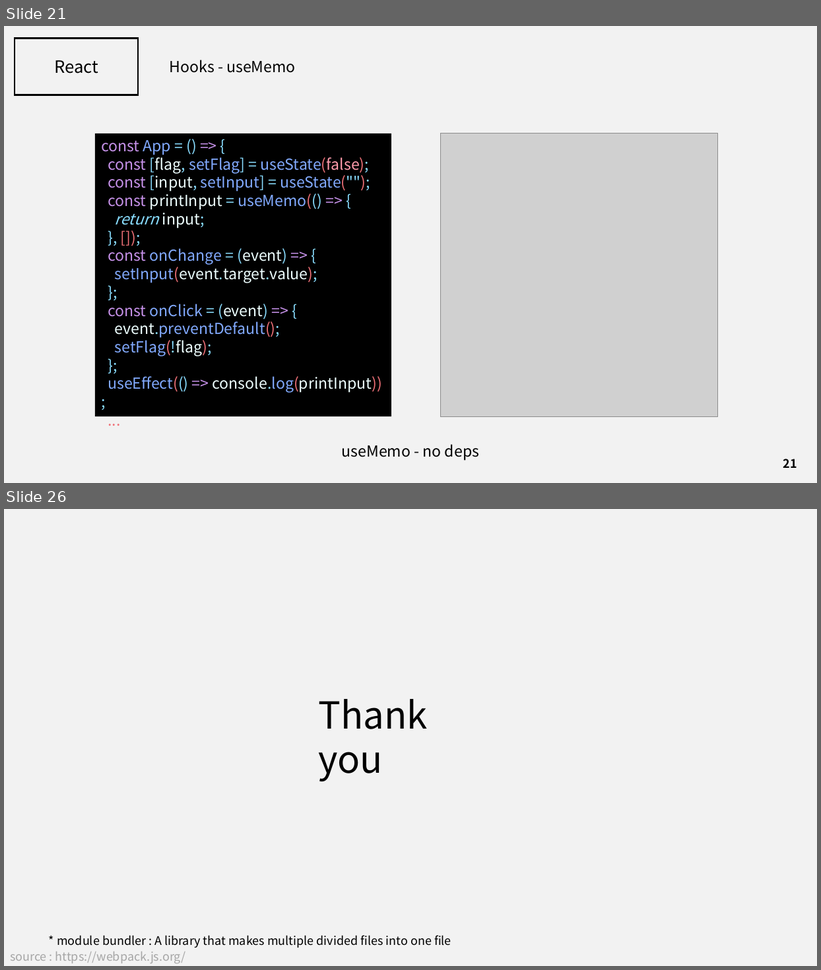
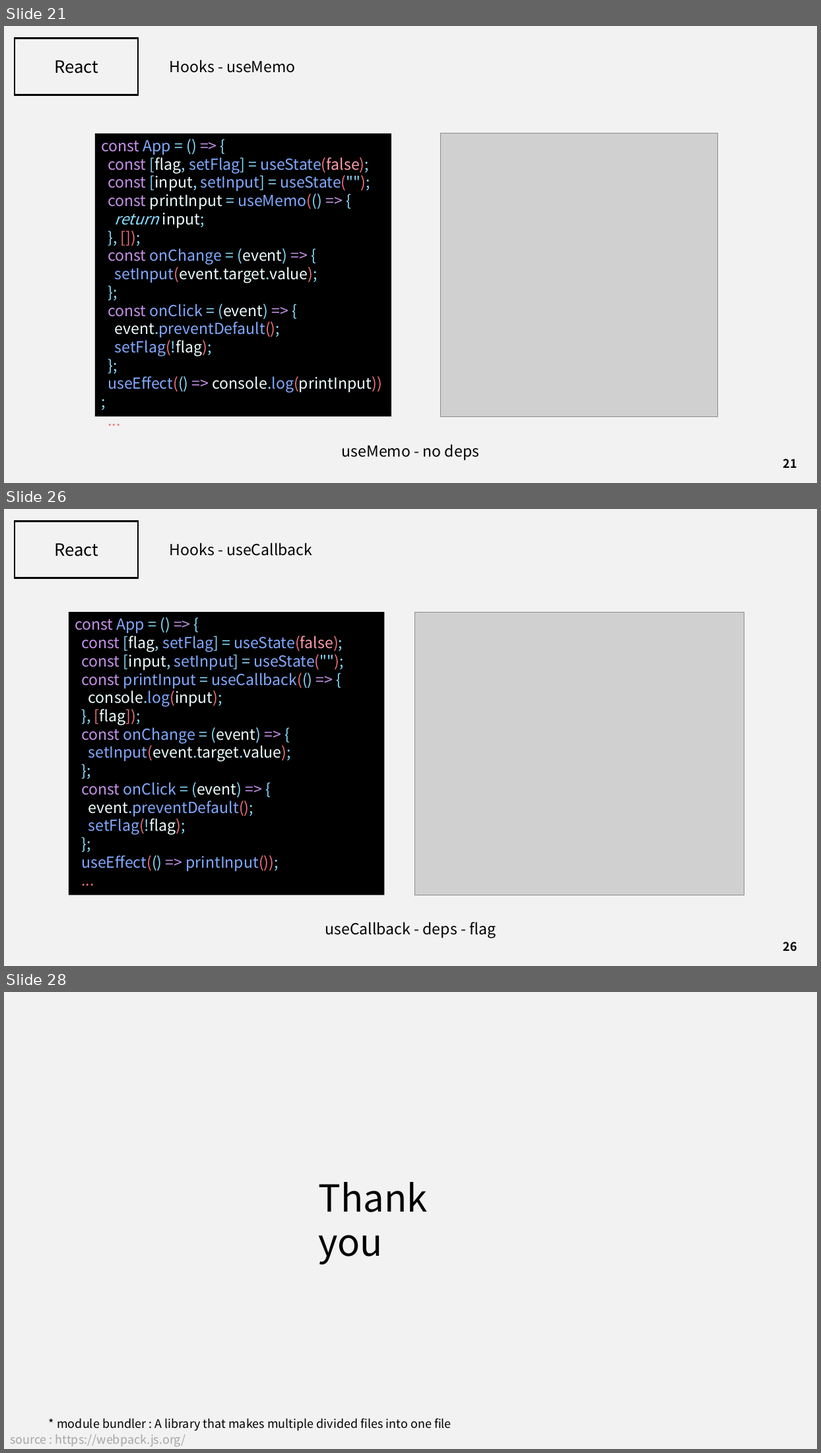
Before and after one commit to J3SUNG/Seminar, a slide deck: 210226_React_2.pptx. Shown one above the other, each under a label of ours: slides 21 and 26 before the commit, slides 21, 26 and 28 after it; the slides between them are not shown. The pictures are 821x970 and 821x1453 pixels, drawn with LibreOffice and Linux fonts; fonts in the diff are those of the drawing; grey boxes stand for pictures. Boxes give left, top, right and bottom in pixels: in the first picture for what was removed or moved away, otherwise in the second. Text is boxed around its words. In the diff, an @@ line names an element or a change of style, - is before the commit and + after.

```diff
--- a/210226_React_2.pptx
+++ b/210226_React_2.pptx
@@ slide 26 added at <box>4,509,817,966</box>, background #F2F2F2 @@
@@ rectangle added at <box>15,521,138,578</box>, outline #000000 2 pt @@
@@ text added at <box>54,543,98,557</box>, 20 pt, text #000000 @@
+React
@@ text added at <box>169,543,312,556</box>, 18 pt, text #000000 @@
+Hooks - useCallback
@@ rectangle added at <box>69,612,385,895</box>, fill #000000, 18 pt, text #82AAFF @@
+const App = () => {
+const [flag, setFlag] = useState(false);
+const [input, setInput] = useState("");
+const printInput = useCallback(() => {
+console.log(input);
+}, [flag]);
+const onChange = (event) => {
+setInput(event.target.value);
+};
+const onClick = (event) => {
+event.preventDefault();
+setFlag(!flag);
+};
+useEffect(() => printInput());
+...
@@ picture added at <box>415,612,745,895</box> @@
@@ text added at <box>325,922,496,939</box>, 18 pt, text #000000 @@
+useCallback - deps - flag
@@ page number added at <box>783,942,797,952</box>, 14 pt, text #000000, bold @@
+26
@@ what was slide 26 is now slide 28 @@
```
Also in this commit, not shown: 4 slides changed, 1 other slide added.
